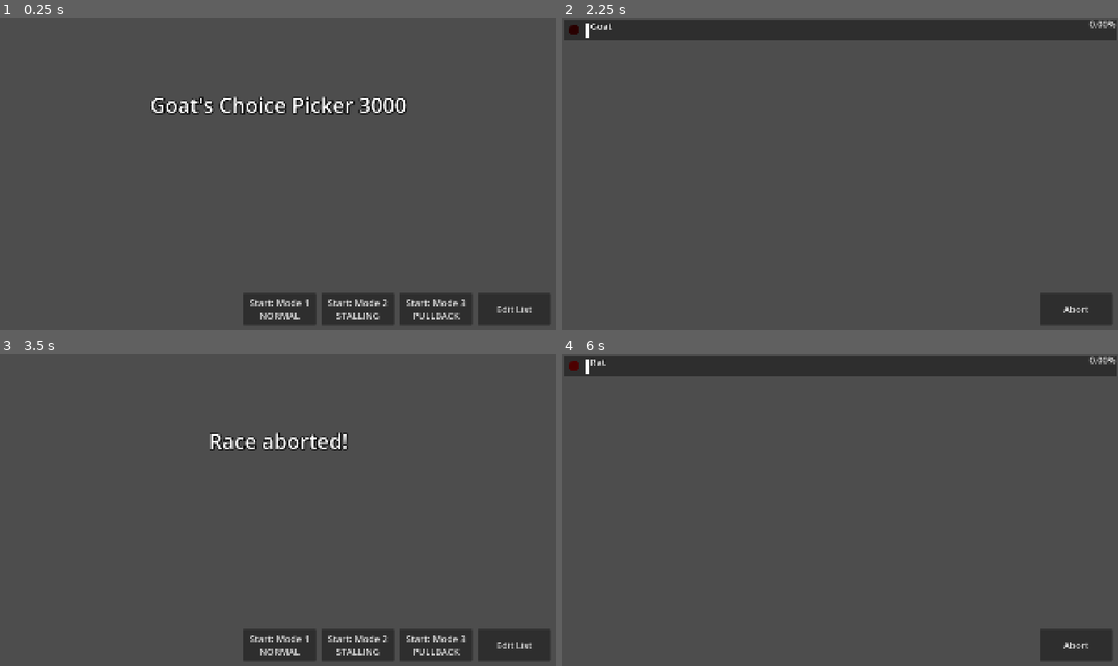
Above: before the commit, frames 1-4 (two rows, left to right).
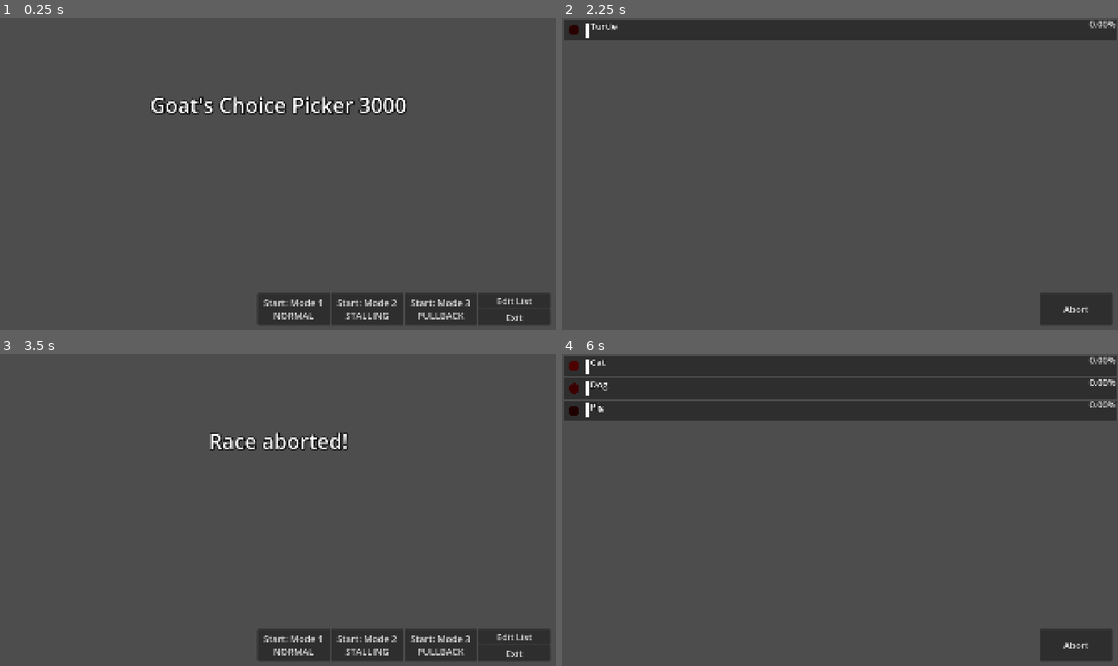
Above: after the commit, the same moments.

Repository: TheGoldenWombat/GoatPicker
Game: Godot game, scene res://main.tscn
The game is run twice, just before and just after one commit, with the same random seed, the same clock (stepped at 60 frames per second) and the same inputs.
Inputs:
- Up to frame 1 (0.25 s): no input
- Up to frame 2 (2.25 s): click "Start: Mode 1 NORMAL" at 0.5 s; click "Abort" at 1.25 s; click "Start: Mode 1 NORMAL" at 2 s
- Up to frame 3 (3.5 s): click "Abort" at 2.75 s
- Up to frame 4 (6 s): click "Start: Mode 2 STALLING" at 3.5 s; click "Abort" at 4.25 s; click "Start: Mode 2 STALLING" at 5 s

The runs differ from the first frame. In frame 1, 1.7% of the frame differs, in the area x 43-96%, y 87-99%; in frame 2, less than 0.1%; in frame 3, 1.7%; in frame 4, 13%, in the area x 0-100%, y 1-22%.

Commit message:
Added exit button

Diff:
--- a/combo_controller.gd
+++ b/combo_controller.gd
@@ -13,6 +13,8 @@
 
 @export var combo_counter: Label
 @export var combo_alert: Sprite2D
+@export var combo_1: AudioStreamPlayer
+@export var combo_2: AudioStreamPlayer
 @export var combo_3: AudioStreamPlayer
 @export var combo_4: AudioStreamPlayer
 @export var combo_5: AudioStreamPlayer
@@ -46,6 +48,9 @@
 	combo_counter.text = "x" + str(current_combo)
 	spawn_combo_alert()
 	if combo_counter.hidden: combo_counter.show()
+	animate_combo_counter()
+
+func animate_combo_counter() -> void:
 	var tween: Tween = get_tree().create_tween()
 	var font_size_override: String = "theme_override_font_sizes/font_size"
 	var new_font_size: int = default_font_size + (current_combo * 6)
@@ -86,6 +91,8 @@
 
 func play_combo_sfx() -> void:
 	match current_combo:
+		#1: combo_1.play()
+		#2: combo_2.play()
 		3: combo_3.play()
 		4: combo_4.play()
 		5: combo_5.play()
@@ -103,8 +110,7 @@
 # Called when the node enters the scene tree for the first time.
 func _ready() -> void:
 	init_combo_controller()
-	# Center text pivot
-	combo_counter.pivot_offset = combo_counter.size / 2
+	combo_counter.pivot_offset = combo_counter.size / 2 # Center text pivot
 
 
 # Called every frame. 'delta' is the elapsed time since the previous frame.
--- a/hud.gd
+++ b/hud.gd
@@ -22,6 +22,7 @@
 @export var mode_3_button: Button
 @export var abort_race: Button
 @export var edit_list_button: Button
+@export var exit_button: Button
 @export var list_editor: ListEditor
 @export var racer_spawn: RacerSpawn
 
@@ -85,6 +86,7 @@
 	mode_2_button.hide()
 	mode_3_button.hide()
 	edit_list_button.hide()
+	exit_button.hide()
 
 
 func show_main_menu_buttons() -> void:
@@ -92,6 +94,7 @@
 	mode_2_button.show()
 	mode_3_button.show()
 	edit_list_button.show()
+	exit_button.show()
 
 func refresh_RacerSpawn() -> void:
 	racer_spawn.queue_free()
@@ -132,6 +135,10 @@
 	list_editor.show()
 
 
+func _on_list_editor_close_editor() -> void:
+	initialize_main_menu()
+
+
 func _on_start_mode_1_button_pressed() -> void:
 	start_race(1)
 
@@ -144,6 +151,10 @@
 	start_race(3)
 
 
+func _on_exit_button_pressed() -> void:
+	get_tree().quit()
+
+
 func _on_abort_race_button_pressed() -> void:
 	get_tree().call_group("racers", "end_race")
 	refresh_RacerSpawn()
@@ -152,10 +163,6 @@
 	abort_race.hide()
 	show_main_menu_buttons()
 	top_three_list.hide()
-
-
-func _on_list_editor_close_editor() -> void:
-	initialize_main_menu()
 
 
 func _on_racer_spawn_show_top_three() -> void:
--- a/hud.tscn
+++ b/hud.tscn
@@ -21,7 +21,7 @@
 [sub_resource type="Shortcut" id="Shortcut_rftc2"]
 events = [SubResource("InputEventAction_1xsix")]
 
-[node name="HUD" type="CanvasLayer" node_paths=PackedStringArray("center_message", "error_message", "top_three_list", "mode_1_button", "mode_2_button", "mode_3_button", "abort_race", "edit_list_button", "list_editor")]
+[node name="HUD" type="CanvasLayer" node_paths=PackedStringArray("center_message", "error_message", "top_three_list", "mode_1_button", "mode_2_button", "mode_3_button", "abort_race", "edit_list_button", "exit_button", "list_editor")]
 script = ExtResource("1_37p78")
 center_message = NodePath("CenterMessage")
 error_message = NodePath("ErrorMessage")
@@ -31,7 +31,9 @@
 mode_3_button = NodePath("StartMode3Button")
 abort_race = NodePath("AbortRaceButton")
 edit_list_button = NodePath("EditListButton")
+exit_button = NodePath("ExitButton")
 list_editor = NodePath("ListEditor")
+metadata/_edit_horizontal_guides_ = [1060.0]
 
 [node name="CenterMessage" type="Label" parent="."]
 anchors_preset = 8
@@ -94,9 +96,9 @@
 anchor_top = 1.0
 anchor_right = 1.0
 anchor_bottom = 1.0
-offset_left = -1080.0
-offset_top = -130.0
-offset_right = -830.0
+offset_left = -1032.0
+offset_top = -130.0
+offset_right = -782.0
 offset_bottom = -20.0
 grow_horizontal = 0
 grow_vertical = 0
@@ -111,9 +113,9 @@
 anchor_top = 1.0
 anchor_right = 1.0
 anchor_bottom = 1.0
-offset_left = -810.0
-offset_top = -130.0
-offset_right = -560.0
+offset_left = -778.0
+offset_top = -130.0
+offset_right = -528.0
 offset_bottom = -20.0
 grow_horizontal = 0
 grow_vertical = 0
@@ -128,9 +130,9 @@
 anchor_top = 1.0
 anchor_right = 1.0
 anchor_bottom = 1.0
-offset_left = -540.0
-offset_top = -130.0
-offset_right = -290.0
+offset_left = -524.0
+offset_top = -130.0
+offset_right = -274.0
 offset_bottom = -20.0
 grow_horizontal = 0
 grow_vertical = 0
@@ -148,13 +150,30 @@
 offset_left = -270.0
 offset_top = -130.0
 offset_right = -20.0
-offset_bottom = -20.0
+offset_bottom = -77.0
 grow_horizontal = 0
 grow_vertical = 0
 theme_override_font_sizes/font_size = 32
 text = "Edit List"
 
+[node name="ExitButton" type="Button" parent="."]
+anchors_preset = 3
+anchor_left = 1.0
+anchor_top = 1.0
+anchor_right = 1.0
+anchor_bottom = 1.0
+offset_left = -270.0
+offset_top = -73.0
+offset_right = -20.0
+offset_bottom = -20.0
+grow_horizontal = 0
+grow_vertical = 0
+pivot_offset = Vector2(0, 53)
+theme_override_font_sizes/font_size = 32
+text = "Exit"
+
 [node name="AbortRaceButton" type="Button" parent="."]
+visible = false
 anchors_preset = 3
 anchor_left = 1.0
 anchor_top = 1.0
@@ -178,5 +197,6 @@
 [connection signal="pressed" from="StartMode2Button" to="." method="_on_start_mode_2_button_pressed"]
 [connection signal="pressed" from="StartMode3Button" to="." method="_on_start_mode_3_button_pressed"]
 [connection signal="pressed" from="EditListButton" to="." method="_on_edit_list_button_pressed"]
+[connection signal="pressed" from="ExitButton" to="." method="_on_exit_button_pressed"]
 [connection signal="pressed" from="AbortRaceButton" to="." method="_on_abort_race_button_pressed"]
 [connection signal="close_editor" from="ListEditor" to="." method="_on_list_editor_close_editor"]
--- a/racer.gd
+++ b/racer.gd
@@ -7,15 +7,7 @@
 
 # Break out the line into it's own seperate scene called ProgressMeter
 
-# Add ColorRect that changes color based on roll_str
-# Maybe color the RollTimerMeter instead of a ColorRect? Need to test.
-# Blink at a rate of roll / roll_max * x; higher = faster blink
-# Color brighter at higher rolls
-# 1.0 to >= 0.3: green
-# 0.3 to >= 0.1: yellow
-# 0.1 to > 0.0: orange
-# 0.0: solid red
-# < 0.0: flashing red
+# The Great Capybara Overhaul?
 
 
 ################################################################################
--- a/racer_spawn.gd
+++ b/racer_spawn.gd
@@ -95,8 +95,8 @@
 		racer.randomizing_choice = true
 		add_child(racer)
 		sfx_reel_spin.play(randf_range(0.0,6.0))
-		#await get_tree().create_timer(0.1).timeout # For debugging
-		await get_tree().create_timer(1.5).timeout
+		await get_tree().create_timer(0.1).timeout # For debugging
+		#await get_tree().create_timer(1.5).timeout
 		sfx_reel_spin.stop()
 		sfx_reel_stop.play()
 		racer.randomizing_choice = false
